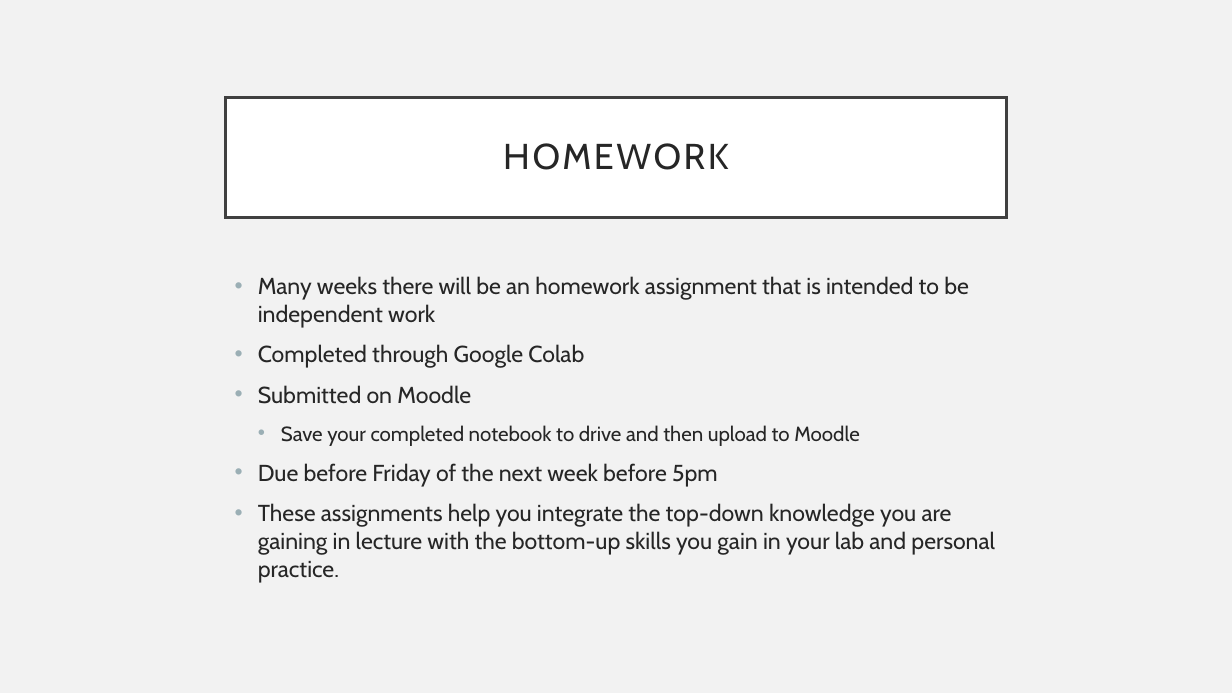
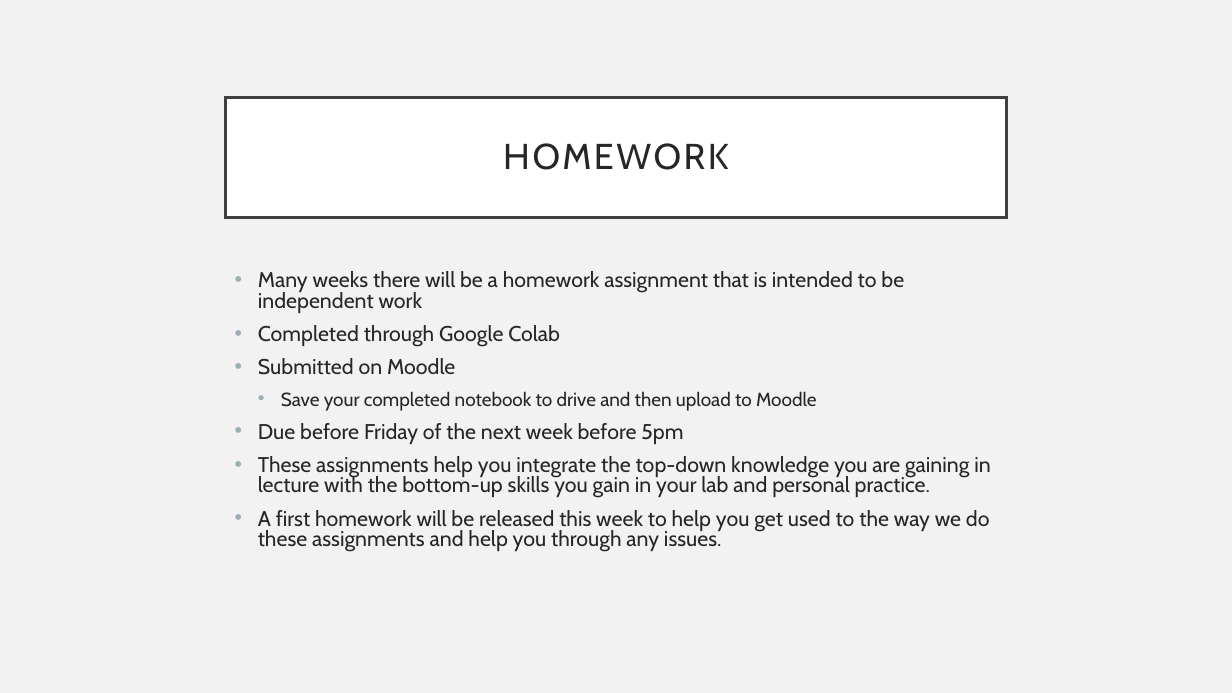
Before and after one commit to UPEI-CS/CS1910-Students, a slide deck: slide 19 of lectures/01-Course-Orientation/CS1910_Course-Orientation_Lecture.pptx. Drawn at 1232x693 pixels with LibreOffice and Linux fonts; fonts in the diff are those of the drawing. Boxes give left, top, right and bottom in pixels: in the first picture for what was removed or moved away, otherwise in the second. Text is boxed around its words. In the diff, an @@ line names an element or a change of style, - is before the commit and + after.

```diff
--- a/lectures/01-Course-Orientation/CS1910_Course-Orientation_Lecture.pptx
+++ b/lectures/01-Course-Orientation/CS1910_Course-Orientation_Lecture.pptx
@@ text at [258,271,904,313]: text changed; size 18 to 16.6 pt @@
-• Many weeks there will be an homework assignment that is intended to be independent work
+• Many weeks there will be a homework assignment that is intended to be independent work
@@ text at [258,325,990,498]: size 18 to 16.6 pt in "Completed through Google Colab", "Submitted on Moodle", "Due before Friday of the next week ...", "These assignments help you integrate the top-down ..."; size 16 to 14.8 pt in "Save your completed notebook to drive and ..."; line spacing 1 to 0.8 @@
@@ text at [258,510,990,552]: paragraph added @@
+• A first homework will be released this week to help you get used to the way we do these assignments and help you through any issues.
```
Also in this commit, not shown: 11 other slides changed, 2 slides removed, 1 other file.
